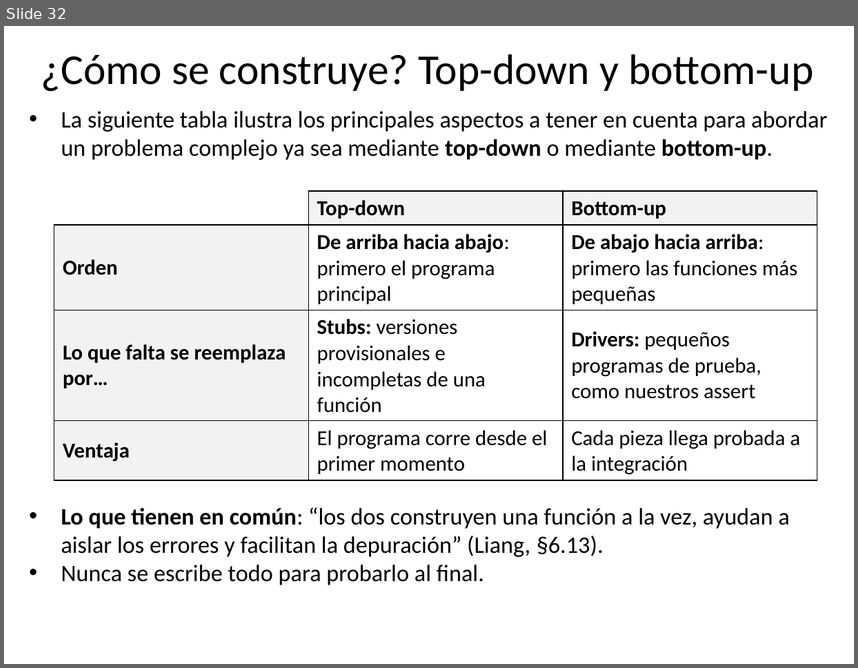
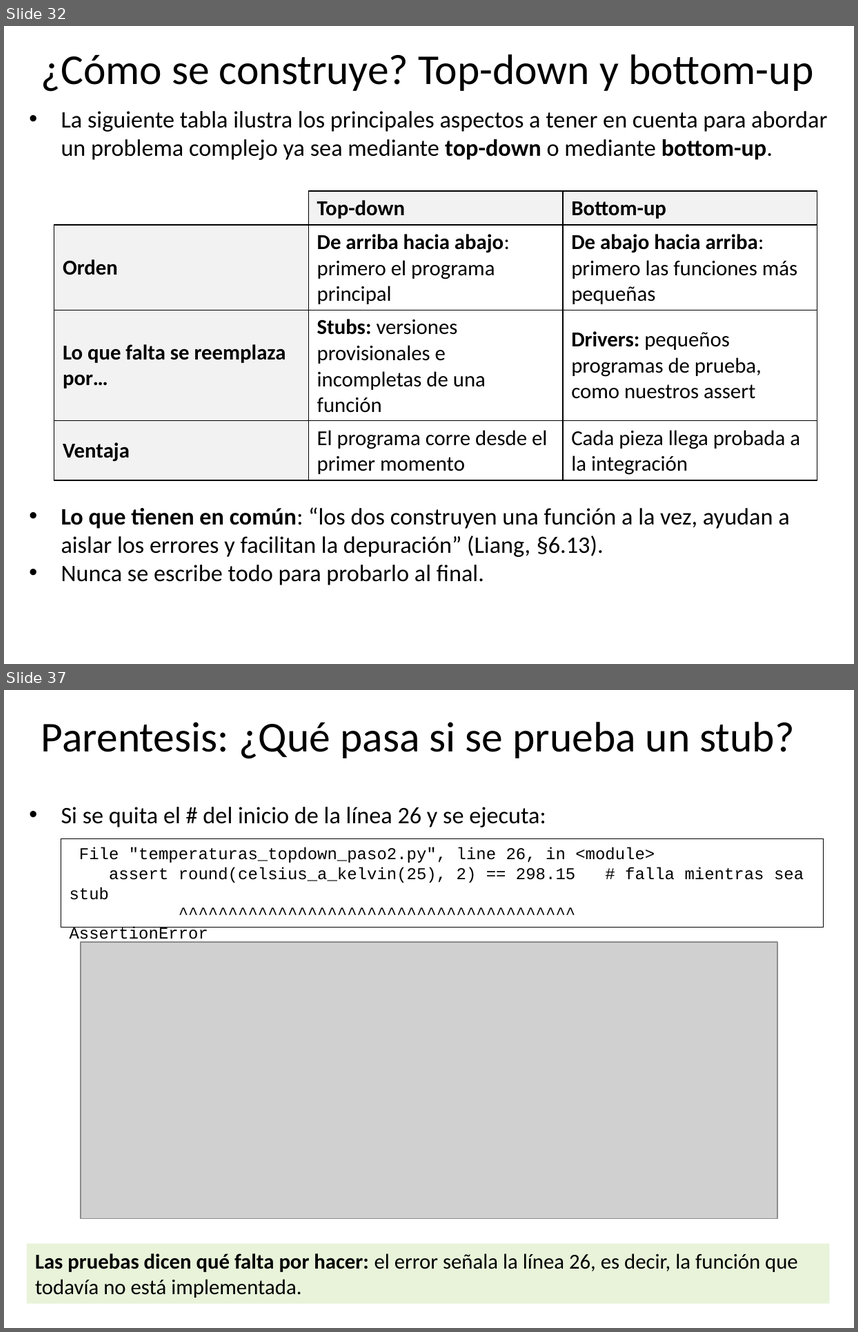
Before and after one commit to algoritmos-UdeA/logica1-20262, a slide deck: clases/10/teoria/clase-10.pptx. Shown one above the other, each under a label of ours: slide 32 before the commit, slides 32 and 37 after it; the slides between them are not shown. The pictures are 858x668 and 858x1332 pixels, drawn with LibreOffice and Linux fonts; fonts in the diff are those of the drawing; grey boxes stand for pictures. Boxes give left, top, right and bottom in pixels: in the first picture for what was removed or moved away, otherwise in the second. Text is boxed around its words. In the diff, an @@ line names an element or a change of style, - is before the commit and + after.

```diff
--- a/clases/10/teoria/clase-10.pptx
+++ b/clases/10/teoria/clase-10.pptx
@@ slide 37 added at bbox=[4, 690, 854, 1328], background #FFFFFF @@
@@ title added at bbox=[41, 722, 794, 759], 36 pt, text #000000 @@
+Parentesis: ¿Qué pasa si se prueba un stub?
@@ text added at bbox=[61, 807, 546, 827], 20 pt, text #000000 @@
+• Si se quita el # del inicio de la línea 26 y se ejecuta:
@@ rectangle added at bbox=[61, 839, 824, 927], outline #000000 0.75 pt, 14 pt, text #000000 @@
+File "temperaturas_topdown_paso2.py", line 26, in <module>
+assert round(celsius_a_kelvin(25), 2) == 298.15 # falla mientras sea stub
+^^^^^^^^^^^^^^^^^^^^^^^^^^^^^^^^^^^^^^^^
+AssertionError
@@ picture added at bbox=[81, 942, 777, 1218] @@
@@ rectangle added at bbox=[27, 1243, 829, 1304], fill #E8F3DA, 18 pt, text #000000 @@
+Las pruebas dicen qué falta por hacer: el error señala la línea 26, es decir, la función que todavía no está implementada.
```
Also in this commit, not shown: 4 slides changed, 13 other slides added, 1 slide removed.
